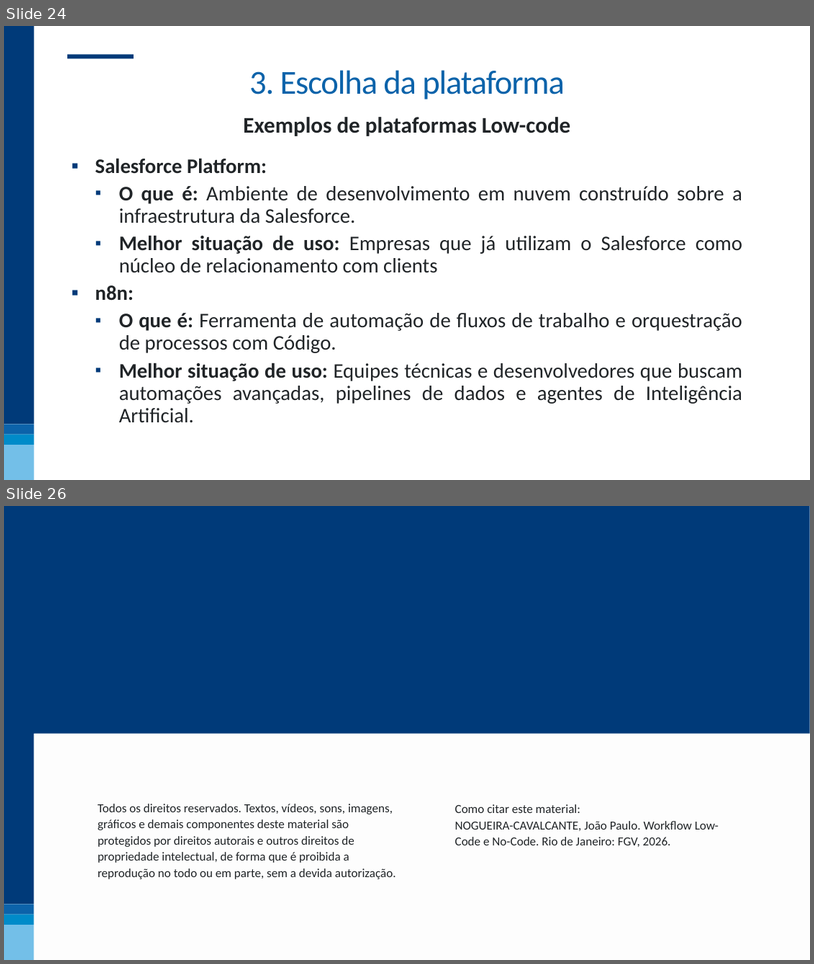
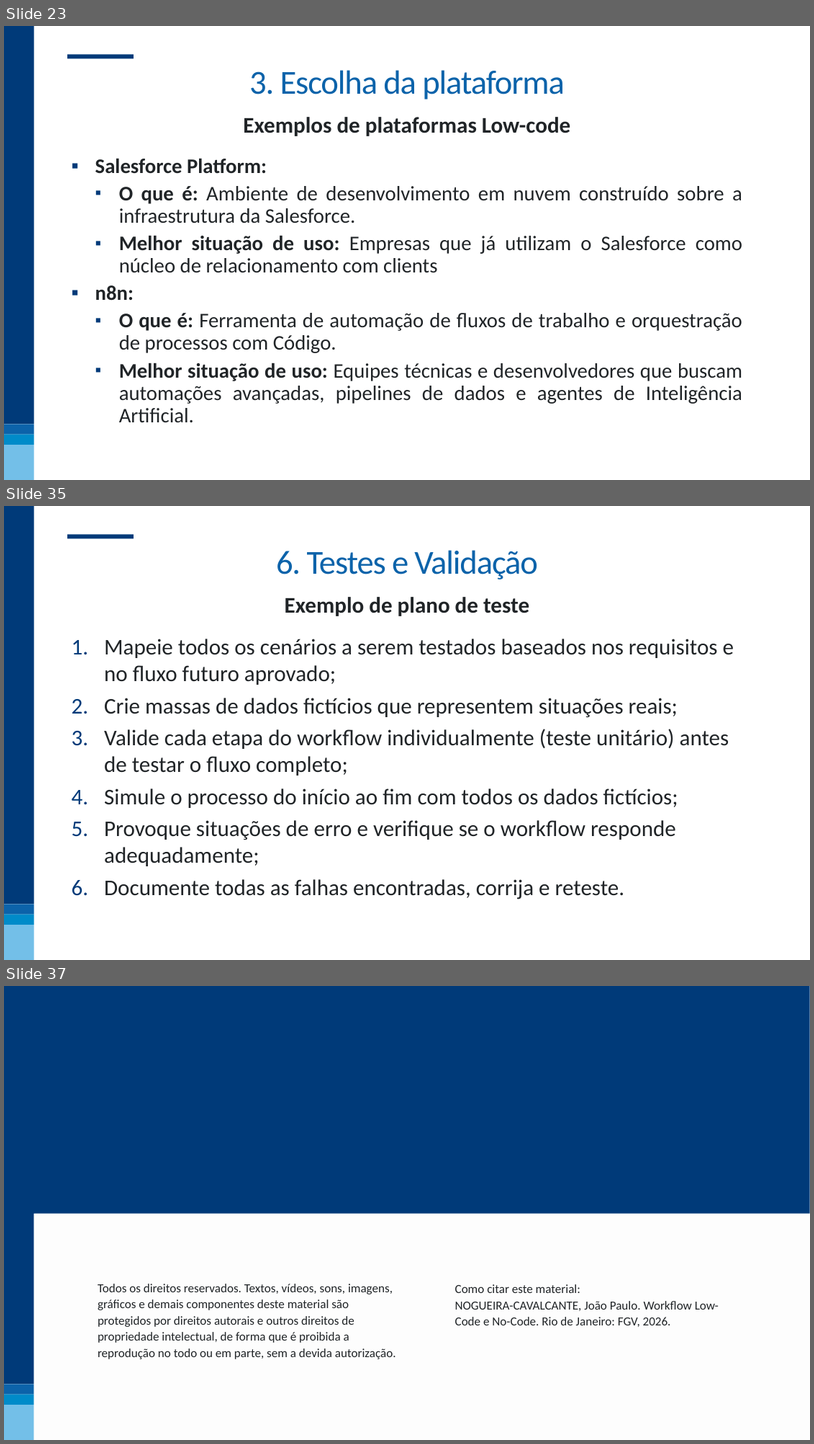
Before and after one commit to nogueira-cavalcante/FGV, a slide deck: Workflow Low-Code e No-Code/apresentações/01 - Workflow Low-code e No-code.pptx. Shown one above the other, each under a label of ours: slides 24 and 26 before the commit, slides 23, 35 and 37 after it; the slides between them are not shown. The pictures are 814x964 and 814x1444 pixels, drawn with LibreOffice and Linux fonts; fonts in the diff are those of the drawing; background and template pictures are left out. Boxes give left, top, right and bottom in pixels: in the first picture for what was removed or moved away, otherwise in the second. Text is boxed around its words. In the diff, an @@ line names an element or a change of style, - is before the commit and + after.

Commit message:
atualização da apresentação workflow low-code e no-code até o testes e validação

```diff
--- a/Workflow Low-Code e No-Code/apresentações/01 - Workflow Low-code e No-code.pptx
+++ b/Workflow Low-Code e No-Code/apresentações/01 - Workflow Low-code e No-code.pptx
@@ slide 35 added at (4,506,810,960), background #FFFFFF; not listed: 5 template elements that a slide beside it also shows @@
@@ title added at (276,550,538,579), 60 pt, text #0C63AA @@
+6. Testes e Validação
@@ text added at (285,597,530,616), 40 pt, text #202427, bold @@
+Exemplo de plano de teste
@@ text added at (104,638,734,899), 40 pt, text #202427 @@
+1. Mapeie todos os cenários a serem testados baseados nos requisitos e no fluxo futuro aprovado;
+2. Crie massas de dados fictícios que representem situações reais;
+3. Valide cada etapa do workflow individualmente (teste unitário) antes de testar o fluxo completo;
+4. Simule o processo do início ao fim com todos os dados fictícios;
+5. Provoque situações de erro e verifique se o workflow responde adequadamente;
+6. Documente todas as falhas encontradas, corrija e reteste.
@@ what was slide 24 is now slide 23 @@
@@ what was slide 26 is now slide 37 @@
```
Also in this commit, not shown: 5 slides changed, 11 other slides added, 1 slide removed, 1 other file.
